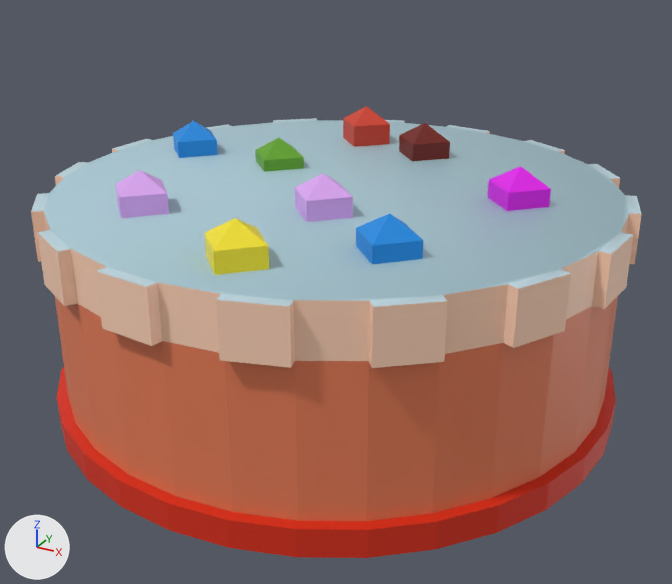
What one commit did to the FBX model Assets/Art/Cake/Cake.fbx.
Rendered twice from a camera (50 mm lens) standing at (1.54, -2.79, 1.14) and looking at (0.04, -0.08, -0.22). The lights are fixed; the arrows at lower left show +X, +Y and +Z. Where no turn or scale is listed for an object, it has been applied to the vertices.
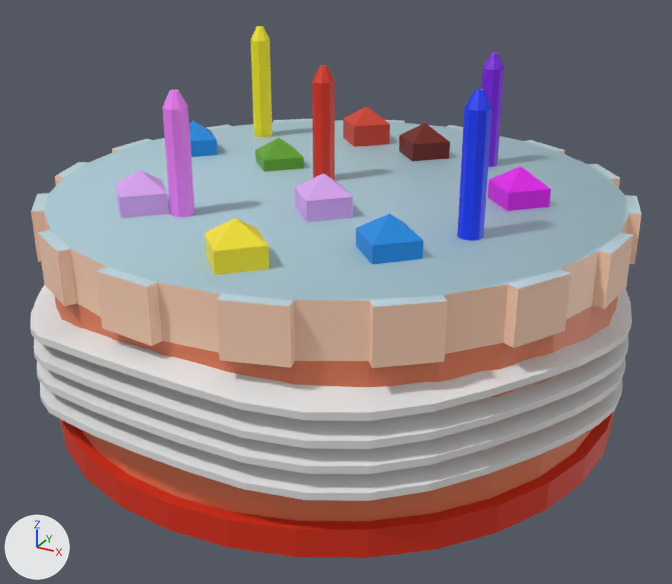
Boxes [x1, y1, x2, y2] around the edits, measured in the pictures (672 x 584 px):
'Torus.002', added: after [30, 285, 632, 421]
'Torus.003', added: after [34, 335, 629, 449]
'Torus.001', added: after [40, 379, 623, 501]
'Torus', added: after [37, 358, 626, 474]
'Cylinder.001', added (blue): after [457, 89, 492, 241]
'Cylinder.002', added (purple): after [162, 89, 195, 217]
'Cylinder.005', added (red): after [312, 65, 335, 180]
'Cylinder.003', added (yellow): after [251, 26, 272, 137]
'Cylinder.004', added (purple): after [481, 53, 504, 167]

The edits, one by one:
Mesh me_cylinder_001 is new.
It has 27 vertices, 20 faces and spans x -0.039..0.039, y -0.038..0.04, z -0.055..0.447.
It uses material mat_material_001 (picture img_imphenziapalette02_albedo_png).
Mesh me_cylinder_002 is new.
It has 27 vertices, 20 faces and spans x -0.039..0.039, y -0.038..0.04, z -0.055..0.447.
It uses material mat_material_001 (picture img_imphenziapalette02_albedo_png).
Mesh me_torus_003 is new.
It has 156 vertices, 156 faces and spans x -1.07..1.07, y -1.07..1.07, z -0.1..0.13.
Mesh me_cylinder_003 is new.
It has 27 vertices, 20 faces and spans x -0.039..0.039, y -0.038..0.04, z -0.055..0.447.
It uses material mat_material_001 (picture img_imphenziapalette02_albedo_png).
Mesh me_cylinder_004 is new.
It has 27 vertices, 20 faces and spans x -0.039..0.039, y -0.038..0.04, z -0.055..0.447.
It uses material mat_material_001 (picture img_imphenziapalette02_albedo_png).
Mesh me_cylinder_005 is new.
It has 27 vertices, 20 faces and spans x -0.039..0.039, y -0.038..0.04, z -0.055..0.447.
It uses material mat_material_001 (picture img_imphenziapalette02_albedo_png).
Object 'Cylinder.001' (ob_cylinder_001) is new; it shows me_cylinder_001.
Its location is (0.607, -0.256, 0.149).
Object 'Cylinder.002' (ob_cylinder_002) is new; it shows me_cylinder_002.
Its location is (-0.292, -0.506, 0.103).
Object 'Torus.003' (ob_torus_003) is new; it shows me_torus_003.
Its location is (-0.019, -0.006, -0.272).
Object 'Cylinder.003' (ob_cylinder_003) is new; it shows me_cylinder_003.
Its location is (-0.623, 0.488, 0.153).
Object 'Cylinder.004' (ob_cylinder_004) is new; it shows me_cylinder_004.
Its location is (0.371, 0.522, 0.12).
Object 'Torus' (ob_torus) is new; it shows a copy of me_torus_003.
Its location is (-0.019, -0.006, -0.352).
Object 'Cylinder.005' (ob_cylinder_005) is new; it shows me_cylinder_005.
Its location is (-0.077, 0.049, 0.11).
Object 'Torus.002' (ob_torus_002) is new; it shows a copy of me_torus_003.
Its location is (-0.019, -0.006, -0.184).
Object 'Torus.001' (ob_torus_001) is new; it shows a copy of me_torus_003.
Its location is (-0.019, -0.006, -0.44).
